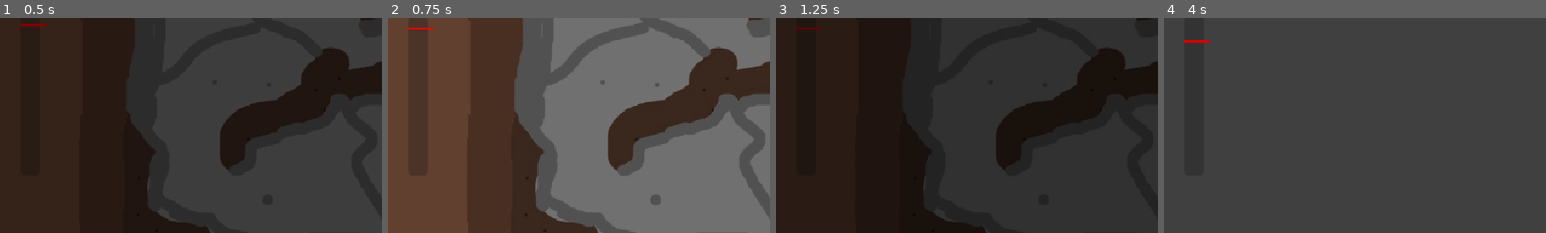
Above: before the commit, frames 1-4 (left to right).
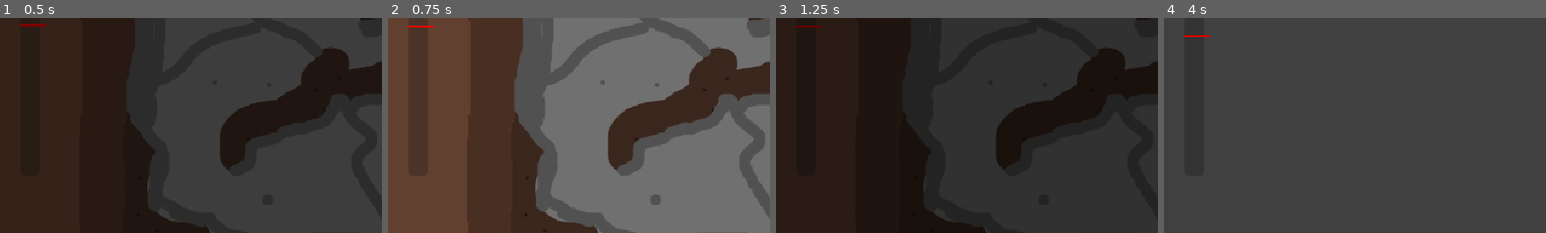
Above: after the commit, the same moments.

Repository: TezzyBear/brackeys-2025-2
Game: Godot game, scene res://scenes/game.tscn
The game is run twice, just before and just after one commit, with the same random seed, the same clock (stepped at 60 frames per second) and the same inputs.
Inputs (mouse positions are % of the whole screen's width and height, from its top left):
- Up to frame 1 (0.5 s): no input
- Up to frame 2 (0.75 s): move the mouse to (72, 45) at 0.52 s; tap Q (hack_1) at 0.6 s
- Up to frame 3 (1.25 s): no input
- Up to frame 4 (4 s): move the mouse to (30, 55) at 1.27 s; click (30, 55) at 1.35 s; tap Q (hack_1) at 1.55, 2.1, 2.85, 3.8 s; move the mouse to (60, 28) at 2.02 s; move the mouse to (45, 70) at 2.77 s; move the mouse to (80, 65) at 3.52 s; click (80, 65) at 3.6 s
The pictures show only the part of the screen within x 0-50%, y 32-82%; the shares and areas given below are measured in that part.

Frame 1 is identical in both runs. In frame 2, 0.1% of the frame differs, in the area x 5-12%, y 3-6%; in frame 3, 0.1%; in frame 4, 0.1%, in the area x 5-12%, y 8-12%.
Error before the commit: Out of bounds get index '4' (on base: 'Array') (res://scripts/managers/game_manager.gd:108)
Error after the commit: Out of bounds get index '4' (on base: 'Array') (res://scripts/managers/game_manager.gd:116)

Commit message:
Added basic sound limit loss

Diff:
--- a/scenes/ui/panel_inventory.gd
+++ b/scenes/ui/panel_inventory.gd
@@ -1,3 +1,3 @@
 extends Panel
 
-class_name PanelInventory
+class_name UIInventory
--- a/scripts/managers/dig_scene_manager.gd
+++ b/scripts/managers/dig_scene_manager.gd
@@ -61,7 +61,7 @@
 		Enums.STEP_TYPE.DIRT:
 			return 8
 		Enums.STEP_TYPE.STONE:
-			return 40
+			return 48
 		Enums.STEP_TYPE.GOLD:
 			return 24
 
--- a/scripts/managers/game_manager.gd
+++ b/scripts/managers/game_manager.gd
@@ -9,7 +9,13 @@
 
 @onready var camera_2d: ShakeCamera = $Camera2D
 @onready var transition_manager: TransitionManager = $TransitionManager
+
 @onready var canvas_ui: CanvasLayer = $CanvasUI
+@onready var sound_ui: UISound = $CanvasUI/PanelSound
+@onready var fatigue_ui: UIFatigue = $CanvasUI/PanelFatigue
+@onready var gold_ui: UIGold = $CanvasUI/PanelGold
+@onready var time_ui: UITime = $CanvasUI/PanelTime
+@onready var inventory_ui: UIInventory = $CanvasUI/PanelInventory
 
 var rendered_scene: SceneManager = null
 var dig_scene: DigSceneManager = null
@@ -34,29 +40,31 @@
 
 	transition_to_scene(load("res://scenes/dig.tscn"))
 	_initialize_time_wheel()
-
+	_initialize_sound_bar()
 
 func _process(delta: float) -> void:
 	pass
 
 func _add_gold(value) -> void:
 	gold += value
-	(canvas_ui.get_node("PanelGold") as UIGold).update(gold)
+	gold_ui.update(gold)
 
 func _add_fatigue(value) -> void:
 	fatigue += value
-	(canvas_ui.get_node("PanelFatigue") as UIFatigue).update(fatigue)
+	fatigue_ui.update(fatigue)
 
 func _handle_pick_hit(intensity: Enums.DIG_INTENSITY) -> void:
-	print("A")
 	_add_gold(_get_gold_in_step_by_pick_hit_intensity(intensity))
 	_add_fatigue(0.2 + 1 * intensity)
-	(canvas_ui.get_node("PanelSound") as UISound).sound_increase(intensity)
+	sound_ui.sound_increase(intensity)
 
 func _initialize_time_wheel():
-	var ui_time: UITime = canvas_ui.get_node("PanelTime")
-	ui_time.start(TIME_TO_LOSE)
-	ui_time.on_time_end.connect(_setup_lose)
+	time_ui.start(TIME_TO_LOSE)
+	time_ui.on_time_end.connect(_setup_lose)
+
+func _initialize_sound_bar():
+	sound_ui.update_bar_treshold(float(level_index) / STEPS_TO_WIN)
+	sound_ui.on_sound_treshold_passed.connect(_setup_lose)
 
 func _setup_lose():
 	loss_pending = true
@@ -68,7 +76,7 @@
 
 	level_index += 1
 	print("Position: ", level_index)
-	(canvas_ui.get_node("PanelSound") as UISound).restart(level_index)
+	sound_ui.update_bar_treshold(float(level_index) / STEPS_TO_WIN)
 
 	var current_step: Step = get_current_step()
 
--- a/scripts/ui/panel_sound.gd
+++ b/scripts/ui/panel_sound.gd
@@ -2,42 +2,50 @@
 
 class_name UISound
 
+var MAX_TRESHOLD = 50
+var MIN_THRESHOLD = 5
+
 @export var progress_bar: ProgressBar
 @export var warning: TextureRect
 @export var treshold_rect: ColorRect
-@export var treshold_value: int
+var treshold_value: int
+
+signal on_sound_treshold_passed()
 
 func _ready() -> void:
-	restart(0)
-
-func restart(level: int = 0) -> void:
 	warning.visible = false
 
-	var new_treshold: int = (level * 2) + 5
-	treshold_value = new_treshold
+func update_bar_treshold(progress: float) -> void:
+	treshold_value = MIN_THRESHOLD + (MAX_TRESHOLD - MIN_THRESHOLD) * progress
 	treshold_rect.position.y = treshold_value * 2
 
 func sound_increase(intensity: Enums.DIG_INTENSITY) -> void:
-	var noise_increment: int = 0
-	match intensity:
-		Enums.DIG_INTENSITY.LOW:
-			noise_increment = 3
-		Enums.DIG_INTENSITY.MID:
-			noise_increment = 9
-		Enums.DIG_INTENSITY.HIGH:
-			noise_increment = 27
-
+	var noise_increment = _get_noise_increment_by_intensity(intensity)
 	progress_bar.value += noise_increment
 	progress_bar_warning_update()
 
 func progress_bar_warning_update() -> void:
 	if progress_bar.value >= 100 - treshold_value:
 		warning.visible = true
+		on_sound_treshold_passed.emit()
 
 func _process(delta: float) -> void:
-	decrease_progress(delta)
+	_decrease_progress(delta)
 
-func decrease_progress(delta: float) -> void:
+func _decrease_progress(delta: float) -> void:
 	progress_bar.value -= 3 * delta
+	if progress_bar.value <= 100 - treshold_value:
+		warning.visible = false
 	if progress_bar.value < 0:
 		progress_bar.value = 0
+
+# Mapping
+
+func _get_noise_increment_by_intensity(intensity: Enums.DIG_INTENSITY):
+	match intensity:
+		Enums.DIG_INTENSITY.LOW:
+			return 3
+		Enums.DIG_INTENSITY.MID:
+			return 9
+		Enums.DIG_INTENSITY.HIGH:
+			return 27
